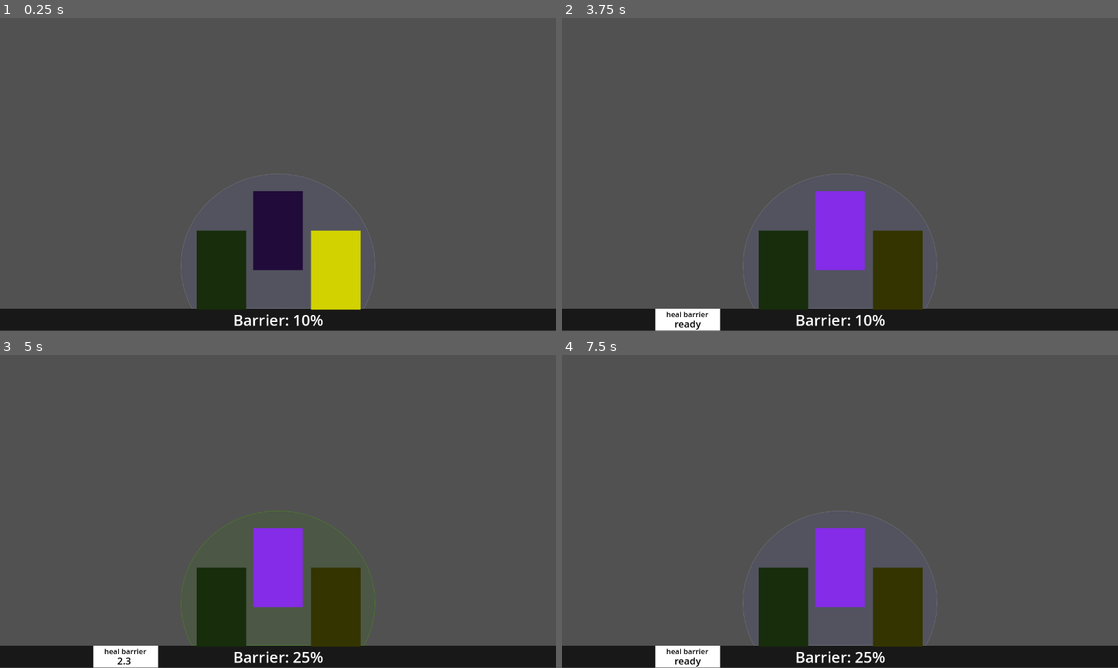
Above: before the commit, frames 1-4 (two rows, left to right).
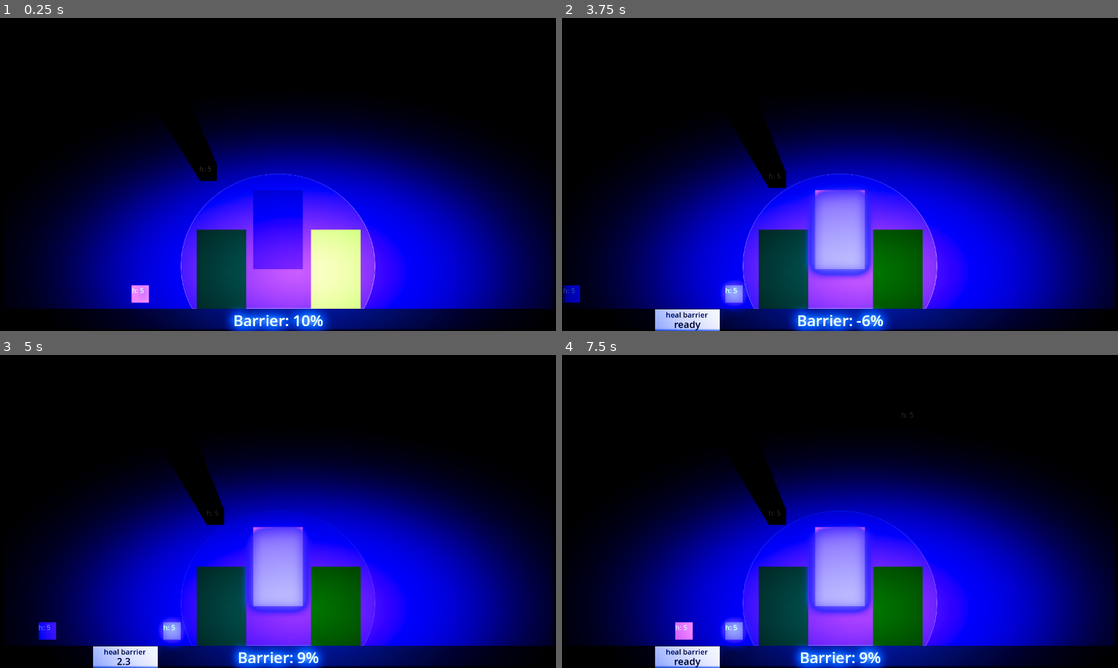
Above: after the commit, the same moments.

Repository: andersonbelli/DefendersOfProspera
Game: Godot game, scene res://scenes/main_scene.tscn
Same seed, same stepped clock (60 frames per second), same inputs: the game is played once before the commit and once after it.
Inputs (mouse positions are in pixels of both pictures, inside the frame that each line leads up to):
- Up to frame 1 (0.25 s): no input
- Up to frame 2 (3.75 s): move the mouse to (962, 158) at 0.52 s; click (962, 158) at 0.6 s; move the mouse to (728, 190) at 1.27 s; tap Space (cast_spell) at 1.35, 2.75 s; tap Enter at 2, 3.5 s; move the mouse to (895, 105) at 2.02 s; tap 1 (change_to_engineer) at 2.1 s; move the mouse to (812, 237) at 2.77 s; tap 3 (change_to_farmer) at 2.85 s; move the mouse to (1006, 221) at 3.52 s; tap 2 (change_to_mage) at 3.6 s
- Up to frame 3 (5 s): tap Space (cast_spell) at 4.25 s; move the mouse to (111, 464) at 4.27 s; click (111, 464) at 4.35 s
- Up to frame 4 (7.5 s): move the mouse to (867, 511) at 5.02 s; tap one key every 0.75 s from 5.1 s: Space (cast_spell) 1 (change_to_engineer) 3 (change_to_farmer) 2 (change_to_mage); move the mouse to (756, 433) at 5.77 s; move the mouse to (962, 495) at 6.52 s; move the mouse to (728, 527) at 7.27 s

The runs differ from the first frame. In frame 1, 97% of the frame differs, in the area x 0-100%, y 0-100%; in frame 2, 97%; in frame 3, 97%; in frame 4, 97%.

Commit message:
improving light and setting shadow to bat

Diff:
--- a/scenes/area_barrier.tscn
+++ b/scenes/area_barrier.tscn
@@ -1,38 +1,17 @@
-[gd_scene load_steps=9 format=3 uid="uid://djql07clsuycf"]
+[gd_scene load_steps=10 format=3 uid="uid://djql07clsuycf"]
 
 [ext_resource type="Script" path="res://scripts/area_barrier.gd" id="1_sused"]
 [ext_resource type="Texture2D" uid="uid://cqwodif4qwtb3" path="res://assets/images/barrier.svg" id="1_vj7yh"]
 
-[sub_resource type="Environment" id="Environment_x2sd8"]
-background_mode = 3
-background_color = Color(0.404511, 0.404511, 0.404511, 1)
-ambient_light_source = 2
-ambient_light_color = Color(0.117503, 0.354073, 0.999997, 1)
-tonemap_mode = 3
-glow_enabled = true
-glow_intensity = 1.13
-glow_strength = 0.98
-glow_blend_mode = 1
-glow_hdr_threshold = 2.55
-glow_hdr_scale = 0.9
-glow_hdr_luminance_cap = 15.45
-glow_map_strength = 1.0
+[sub_resource type="Gradient" id="Gradient_pabbw"]
+interpolation_mode = 2
+colors = PackedColorArray(0.171135, 0.397805, 0.976721, 1, 0, 0, 0, 1)
 
-[sub_resource type="Animation" id="Animation_gosqw"]
-resource_name = "barrier_hit"
-length = 0.5
-tracks/0/type = "value"
-tracks/0/imported = false
-tracks/0/enabled = true
-tracks/0/path = NodePath(".:modulate")
-tracks/0/interp = 1
-tracks/0/loop_wrap = true
-tracks/0/keys = {
-"times": PackedFloat32Array(0, 0.3, 0.5),
-"transitions": PackedFloat32Array(1, 1.31951, 1),
-"update": 0,
-"values": [Color(1, 1, 1, 1), Color(0.886275, 0.168627, 0.192157, 1), Color(1, 1, 1, 1)]
-}
+[sub_resource type="GradientTexture2D" id="GradientTexture2D_er7py"]
+gradient = SubResource("Gradient_pabbw")
+use_hdr = true
+fill = 1
+fill_from = Vector2(0.507123, 1)
 
 [sub_resource type="Animation" id="Animation_tuxen"]
 length = 0.001
@@ -62,7 +41,23 @@
 "times": PackedFloat32Array(0, 0.3, 0.7, 1.1, 1.5),
 "transitions": PackedFloat32Array(1, 1, 1, 1, 1),
 "update": 0,
-"values": [Color(1, 1, 1, 1), Color(0.704143, 0.762751, 0.998536, 1), Color(0.51, 1.238, 0, 1), Color(0.705882, 0.764706, 1, 1), Color(1, 1, 1, 1)]
+"values": [Color(1, 1, 1, 1), Color(0.704143, 0.762751, 0.998536, 1), Color(0.195433, 0.309464, 0.78201, 1), Color(0.705882, 0.764706, 1, 1), Color(1, 1, 1, 1)]
+}
+
+[sub_resource type="Animation" id="Animation_gosqw"]
+resource_name = "barrier_hit"
+length = 0.5
+tracks/0/type = "value"
+tracks/0/imported = false
+tracks/0/enabled = true
+tracks/0/path = NodePath(".:modulate")
+tracks/0/interp = 1
+tracks/0/loop_wrap = true
+tracks/0/keys = {
+"times": PackedFloat32Array(0, 0.3, 0.5),
+"transitions": PackedFloat32Array(1, 1.31951, 1),
+"update": 0,
+"values": [Color(1, 1, 1, 1), Color(0.886275, 0.168627, 0.192157, 1), Color(1, 1, 1, 1)]
 }
 
 [sub_resource type="AnimationLibrary" id="AnimationLibrary_favem"]
@@ -80,10 +75,25 @@
 collision_mask = 10
 script = ExtResource("1_sused")
 
-[node name="WorldEnvironment" type="WorldEnvironment" parent="."]
-environment = SubResource("Environment_x2sd8")
+[node name="ColorRect" type="ColorRect" parent="."]
+visible = false
+offset_left = -644.0
+offset_top = -444.0
+offset_right = 636.0
+offset_bottom = 276.0
+color = Color(0.0911214, 0.0911215, 0.0911214, 1)
+
+[node name="PointLight2D" type="PointLight2D" parent="."]
+visible = false
+position = Vector2(-4.50005, -87)
+scale = Vector2(20.2344, 11.3438)
+color = Color(0.534518, 0.700614, 0.975477, 1)
+energy = 6.96
+blend_mode = 2
+texture = SubResource("GradientTexture2D_er7py")
 
 [node name="Barrier" type="Sprite2D" parent="."]
+clip_children = 2
 position = Vector2(0, 3)
 texture = ExtResource("1_vj7yh")
 metadata/_edit_lock_ = true
@@ -99,5 +109,6 @@
 position = Vector2(4.48416e-44, 116)
 scale = Vector2(35.6884, 36.1721)
 shape = SubResource("CircleShape2D_sotof")
+metadata/_edit_lock_ = true
 
 [connection signal="body_entered" from="." to="." method="_on_body_entered"]
--- a/scenes/character_enemy_bat.tscn
+++ b/scenes/character_enemy_bat.tscn
@@ -1,6 +1,9 @@
-[gd_scene load_steps=4 format=3 uid="uid://wyehcnibcwfo"]
+[gd_scene load_steps=5 format=3 uid="uid://wyehcnibcwfo"]
 
 [ext_resource type="Script" path="res://scripts/character_enemy_bat.gd" id="1_b2x2l"]
+
+[sub_resource type="OccluderPolygon2D" id="OccluderPolygon2D_0qhsm"]
+polygon = PackedVector2Array(-20, -20, -20, 20, 20, 20, 20, -20)
 
 [sub_resource type="RectangleShape2D" id="RectangleShape2D_nb652"]
 size = Vector2(40, 40)
@@ -27,6 +30,14 @@
 grow_vertical = 2
 color = Color(0.141176, 0.0980392, 0.0980392, 1)
 
+[node name="LightOccluder2D" type="LightOccluder2D" parent="."]
+modulate = Color(0.419813, 0.419813, 0.419813, 1)
+light_mask = 24
+visibility_layer = 24
+position = Vector2(4.76837e-07, 0)
+occluder = SubResource("OccluderPolygon2D_0qhsm")
+occluder_light_mask = 24
+
 [node name="TimerHitCooldown" type="Timer" parent="."]
 wait_time = 1.5
 
@@ -35,6 +46,7 @@
 collision_mask = 30
 
 [node name="CollisionShape2D" type="CollisionShape2D" parent="Area2D"]
+visible = false
 shape = SubResource("RectangleShape2D_nb652")
 
 [node name="CollisionShape2D" type="CollisionShape2D" parent="."]
--- a/scenes/characters_scene.tscn
+++ b/scenes/characters_scene.tscn
@@ -9,13 +9,13 @@
 script = ExtResource("1_ytjs0")
 
 [node name="CharacterEngineer" parent="." instance=ExtResource("1_cpr2p")]
-position = Vector2(773, 580)
+position = Vector2(773, 578)
 
 [node name="CharacterFarmer" parent="." instance=ExtResource("2_110no")]
-position = Vector2(510, 580)
+position = Vector2(510, 578)
 
 [node name="CharacterMage" parent="." instance=ExtResource("3_hjswl")]
-position = Vector2(640, 489)
+position = Vector2(640, 487)
 
 [node name="ColorRect2" type="ColorRect" parent="."]
 visible = false
@@ -36,10 +36,10 @@
 anchor_top = 0.988889
 anchor_right = 0.5
 anchor_bottom = 1.00278
-offset_left = -316.0
-offset_top = -43.0
-offset_right = -276.0
-offset_bottom = -3.0
+offset_left = -317.0
+offset_top = -42.0001
+offset_right = -277.0
+offset_bottom = -2.00006
 grow_horizontal = 2
 grow_vertical = 0
 size_flags_vertical = 6
--- a/scenes/main_scene.tscn
+++ b/scenes/main_scene.tscn
@@ -1,10 +1,23 @@
-[gd_scene load_steps=10 format=3 uid="uid://23icyprm7xtk"]
+[gd_scene load_steps=14 format=3 uid="uid://23icyprm7xtk"]
 
 [ext_resource type="Script" path="res://scripts/main_scene.gd" id="1_46110"]
 [ext_resource type="PackedScene" uid="uid://djql07clsuycf" path="res://scenes/area_barrier.tscn" id="1_qfxj0"]
 [ext_resource type="PackedScene" uid="uid://wyehcnibcwfo" path="res://scenes/character_enemy_bat.tscn" id="2_0b7nw"]
 [ext_resource type="PackedScene" uid="uid://cwrcoho08s1sq" path="res://scenes/character_enemy_zombie.tscn" id="3_sv4su"]
 [ext_resource type="PackedScene" uid="uid://cxqyxieu1ybkl" path="res://scenes/characters_scene.tscn" id="6_ekbvq"]
+
+[sub_resource type="Environment" id="Environment_62272"]
+background_mode = 3
+ambient_light_source = 2
+tonemap_mode = 3
+glow_enabled = true
+glow_intensity = 1.13
+glow_strength = 0.98
+glow_blend_mode = 1
+glow_hdr_threshold = 2.55
+glow_hdr_scale = 0.9
+glow_hdr_luminance_cap = 15.45
+glow_map_strength = 1.0
 
 [sub_resource type="WorldBoundaryShape2D" id="WorldBoundaryShape2D_hpcmk"]
 
@@ -20,10 +33,74 @@
 }
 point_count = 10
 
-[node name="MainScene" type="CanvasLayer"]
+[sub_resource type="Gradient" id="Gradient_o6cb8"]
+interpolation_mode = 2
+colors = PackedColorArray(0.171135, 0.397805, 0.976721, 1, 0, 0, 0, 0)
+
+[sub_resource type="GradientTexture2D" id="GradientTexture2D_7xewe"]
+gradient = SubResource("Gradient_o6cb8")
+use_hdr = true
+fill = 1
+fill_from = Vector2(0.535613, 0.817664)
+fill_to = Vector2(0.495726, 0.0655271)
+
+[sub_resource type="OccluderPolygon2D" id="OccluderPolygon2D_wwm08"]
+polygon = PackedVector2Array(-1066.67, 261.667, 1070, 261.667, 1070, 348.333, -1066.67, 348.333)
+
+[node name="Node" type="Node"]
 script = ExtResource("1_46110")
 CharacterEnemyBat = ExtResource("2_0b7nw")
 CharacterEnemyZombie = ExtResource("3_sv4su")
+
+[node name="Camera2D" type="Camera2D" parent="."]
+position = Vector2(640, 360)
+
+[node name="WorldEnvironment" type="WorldEnvironment" parent="."]
+environment = SubResource("Environment_62272")
+
+[node name="ColorRect" type="ColorRect" parent="."]
+anchors_preset = 15
+anchor_right = 1.0
+anchor_bottom = 1.0
+grow_horizontal = 2
+grow_vertical = 2
+color = Color(0.181356, 0.0416973, 0.242259, 1)
+metadata/_edit_lock_ = true
+
+[node name="StaticBodyWorld" type="StaticBody2D" parent="."]
+position = Vector2(640, 689)
+collision_layer = 16
+collision_mask = 31
+
+[node name="CollisionShape2D" type="CollisionShape2D" parent="StaticBodyWorld"]
+position = Vector2(640, 720)
+shape = SubResource("WorldBoundaryShape2D_hpcmk")
+
+[node name="TimerEnemySpawn" type="Timer" parent="."]
+wait_time = 3.0
+autostart = true
+
+[node name="StaticBodySpawnRight" type="StaticBody2D" parent="."]
+position = Vector2(1309, 649)
+
+[node name="CollisionShape2D" type="CollisionShape2D" parent="StaticBodySpawnRight"]
+shape = SubResource("RectangleShape2D_2ytx0")
+
+[node name="StaticBodySpawnLeft" type="StaticBody2D" parent="."]
+position = Vector2(-29, 635)
+metadata/_edit_group_ = true
+
+[node name="CollisionShape2D" type="CollisionShape2D" parent="StaticBodySpawnLeft"]
+rotation = -1.57079
+shape = SubResource("RectangleShape2D_1uief")
+
+[node name="PathSpawn" type="Path2D" parent="."]
+curve = SubResource("Curve2D_mcyjd")
+
+[node name="PathFollow2D" type="PathFollow2D" parent="PathSpawn"]
+position = Vector2(1391, 205.998)
+rotation = 1.29337
+progress = 1836.68
 
 [node name="HUDInfo" type="ColorRect" parent="."]
 anchors_preset = 12
@@ -31,7 +108,6 @@
 anchor_right = 1.0
 anchor_bottom = 1.0
 offset_top = -51.0
-offset_bottom = -1.0
 grow_horizontal = 2
 grow_vertical = 0
 size_flags_vertical = 10
@@ -53,56 +129,46 @@
 theme_override_font_sizes/font_size = 35
 text = "Barrier:  %"
 
-[node name="StaticBodyWorld" type="StaticBody2D" parent="."]
-position = Vector2(640, 689)
-collision_layer = 16
-collision_mask = 31
-
-[node name="CollisionShape2D" type="CollisionShape2D" parent="StaticBodyWorld"]
-position = Vector2(640, 720)
-shape = SubResource("WorldBoundaryShape2D_hpcmk")
-
-[node name="ColorRect" type="ColorRect" parent="."]
-visible = false
-anchors_preset = 15
-anchor_right = 1.0
-anchor_bottom = 1.0
-grow_horizontal = 2
-grow_vertical = 2
-color = Color(0.113033, 2.83971e-06, 0.541984, 1)
-
 [node name="AreaBarrier" parent="." instance=ExtResource("1_qfxj0")]
 unique_name_in_owner = true
+light_mask = 2
 position = Vector2(640, 512)
 scale = Vector2(0.6, 0.6)
+metadata/_edit_group_ = true
+
+[node name="PointLight2D2" type="PointLight2D" parent="AreaBarrier"]
+light_mask = 9
+visibility_layer = 9
+position = Vector2(4.57764e-05, 261.667)
+scale = Vector2(33.3333, 18.875)
+color = Color(0.534518, 0.700614, 0.975477, 1)
+energy = 6.96
+blend_mode = 2
+shadow_enabled = true
+shadow_item_cull_mask = 16
+texture = SubResource("GradientTexture2D_7xewe")
+offset = Vector2(0, -27.4967)
+
+[node name="CharacterEnemyBat" parent="." instance=ExtResource("2_0b7nw")]
+position = Vector2(453, 330)
+
+[node name="DirectionalLight2D" type="DirectionalLight2D" parent="."]
+light_mask = 16
+visibility_layer = 16
+position = Vector2(640, 0)
+color = Color(0.222651, 0.211169, 0.190022, 1)
+blend_mode = 2
+range_item_cull_mask = 16
 
 [node name="CharactersController" parent="." instance=ExtResource("6_ekbvq")]
 
-[node name="Camera2D" type="Camera2D" parent="."]
-position = Vector2(640, 360)
+[node name="LightOccluder2D2" type="LightOccluder2D" parent="CharactersController"]
+position = Vector2(640, 512)
+scale = Vector2(0.6, 0.6)
+occluder = SubResource("OccluderPolygon2D_wwm08")
+occluder_light_mask = 16
 
-[node name="TimerEnemySpawn" type="Timer" parent="."]
-wait_time = 3.0
-
-[node name="StaticBodySpawnRight" type="StaticBody2D" parent="."]
-position = Vector2(1309, 649)
-
-[node name="CollisionShape2D" type="CollisionShape2D" parent="StaticBodySpawnRight"]
-shape = SubResource("RectangleShape2D_2ytx0")
-
-[node name="StaticBodySpawnLeft" type="StaticBody2D" parent="."]
-position = Vector2(-29, 649)
-
-[node name="CollisionShape2D" type="CollisionShape2D" parent="StaticBodySpawnLeft"]
-rotation = -1.57079
-shape = SubResource("RectangleShape2D_1uief")
-
-[node name="PathSpawn" type="Path2D" parent="."]
-curve = SubResource("Curve2D_mcyjd")
-
-[node name="PathFollow2D" type="PathFollow2D" parent="PathSpawn"]
-position = Vector2(1391, 205.998)
-rotation = 1.29337
-progress = 1836.68
+[node name="CharacterEnemyZombie" parent="." instance=ExtResource("3_sv4su")]
+position = Vector2(306, 635)
 
 [connection signal="timeout" from="TimerEnemySpawn" to="." method="_on_timer_enemy_spawn_timeout"]
--- a/scripts/main_scene.gd
+++ b/scripts/main_scene.gd
@@ -1,4 +1,4 @@
-extends CanvasLayer
+extends Node
 
 const ENEMY_TYPE_ENUM = preload("res://scripts/enemy_type_enum.gd").EnemyType
 
@@ -15,7 +15,6 @@
 
 func _physics_process(delta):
 	label_barrier.text = "Barrier: " + str(area_barrier.barrier_health) + "%"
-	pass
 
 func _on_timer_enemy_spawn_timeout():
 	var zombie_or_bat = randi_range(0, 1)
